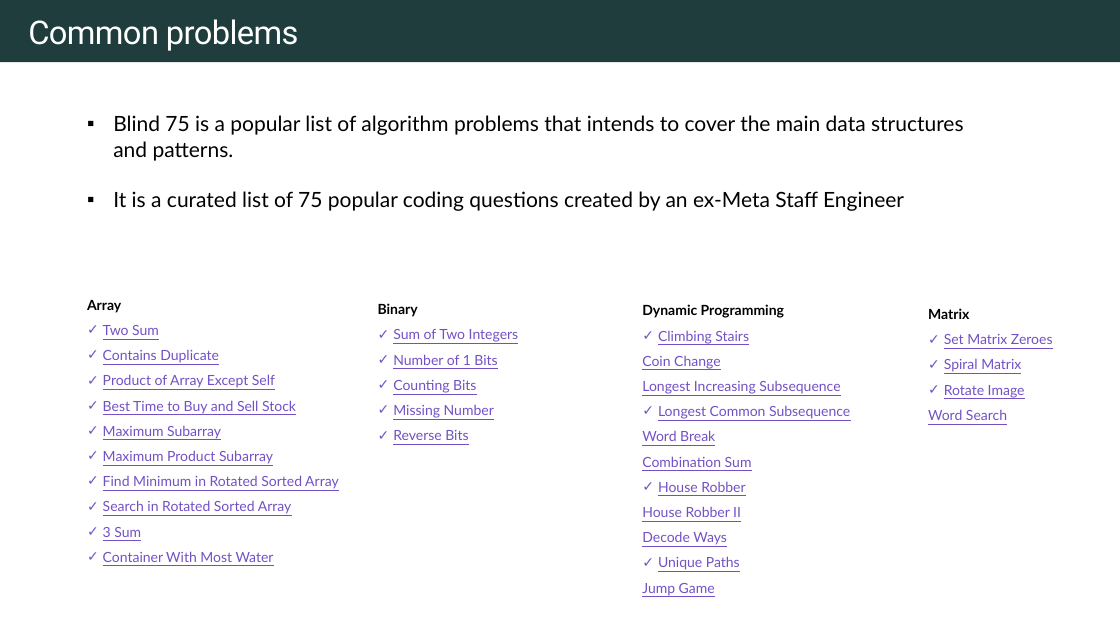
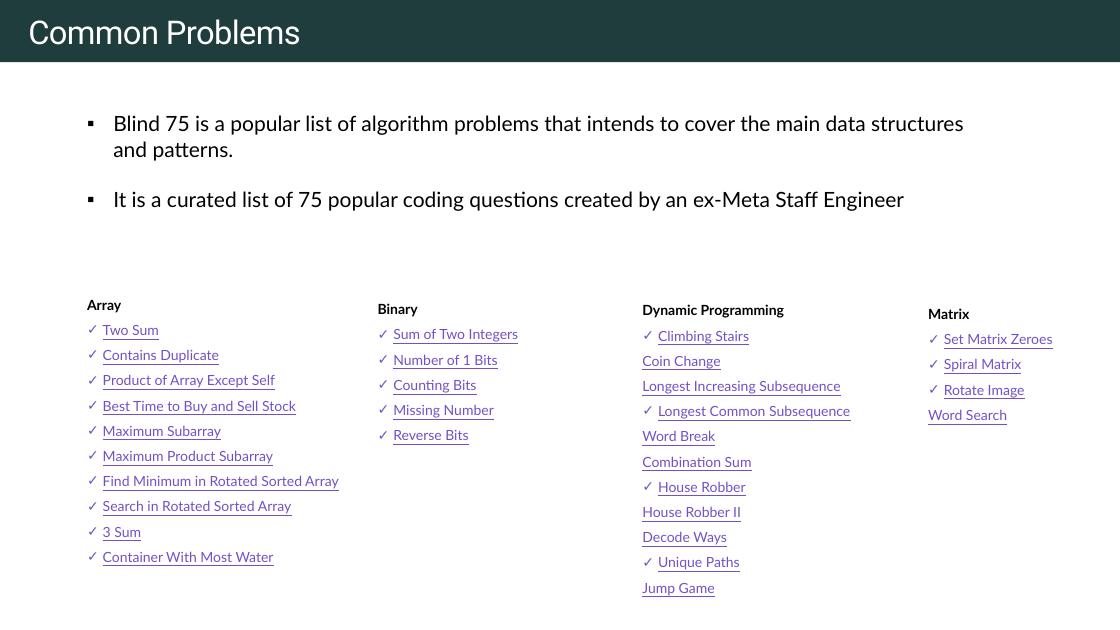
Before and after one commit to rfdavid/coding-interview-handbook-cpp, a slide deck: slide 6 of Algorithm and problem Solving Cheatsheet.pptm. Drawn at 1120x630 pixels with LibreOffice and Linux fonts; fonts in the diff are those of the drawing. Boxes give left, top, right and bottom in pixels: in the first picture for what was removed or moved away, otherwise in the second. Text is boxed around its words. In the diff, an @@ line names an element or a change of style, - is before the commit and + after.

Commit message:
added more problems

```diff
--- a/Algorithm and problem Solving Cheatsheet.pptm
+++ b/Algorithm and problem Solving Cheatsheet.pptm
@@ text at (28,19,301,45): text changed @@
-Common problems
+Common Problems
```
Also in this commit, not shown: 1 other slide changed, 3 slides added, 14 other files.
